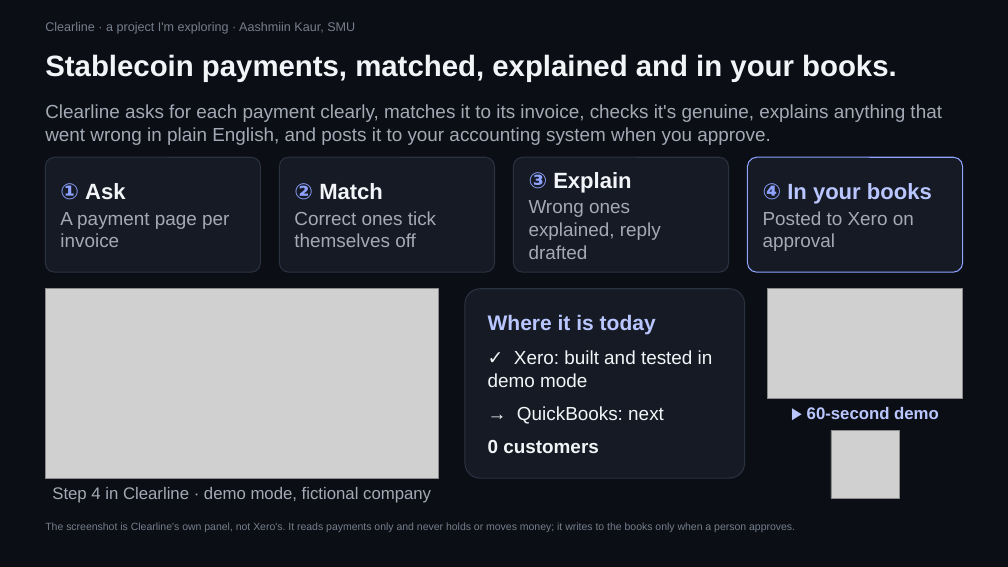
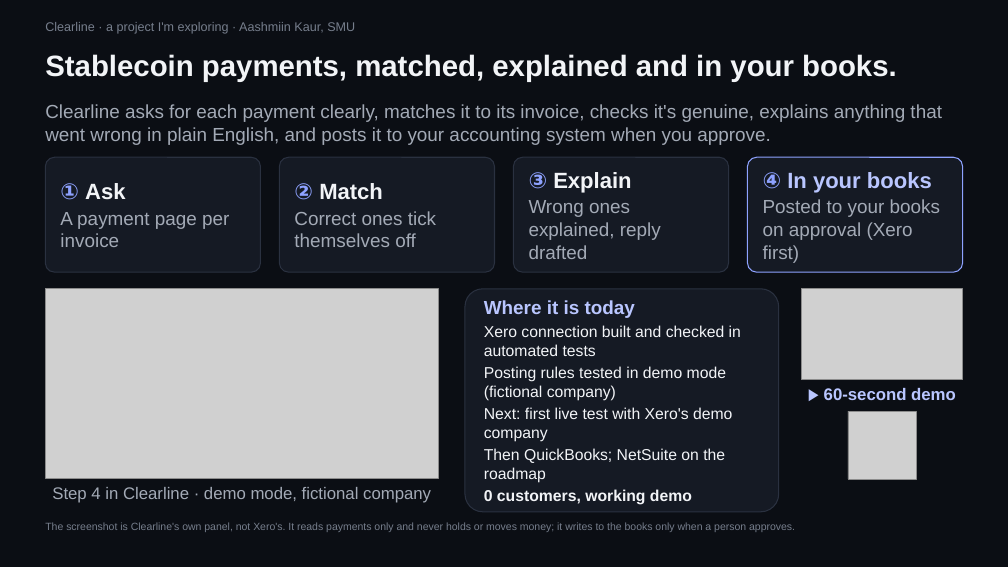
Before and after one commit to trysarathy/investigation-desk, a slide deck: slide 4 of pitch/Clearline_Mentor_Brief_6.pptx. Drawn at 1008x567 pixels with LibreOffice and Linux fonts; fonts in the diff are those of the drawing; grey boxes stand for pictures. Boxes give left, top, right and bottom in pixels: in the first picture for what was removed or moved away, otherwise in the second. Text is boxed around its words. In the diff, an @@ line names an element or a change of style, - is before the commit and + after.

```diff
--- a/pitch/Clearline_Mentor_Brief_6.pptx
+++ b/pitch/Clearline_Mentor_Brief_6.pptx
@@ text at (x1=763, y1=199, x2=940, y2=263): text changed @@
-Posted to Xero on approval
+Posted to your books on approval (Xero first)
@@ rounded rectangle resized from (x1=465, y1=289, x2=745, y2=478) to (x1=465, y1=289, x2=779, y2=512) @@
@@ text "Where it is today" moved from (x1=488, y1=314, x2=713, y2=453) to (x1=484, y1=300, x2=741, y2=505) @@
@@ picture resized from (x1=768, y1=289, x2=963, y2=399) to (x1=802, y1=289, x2=963, y2=380) @@
@@ text at (x1=484, y1=325, x2=741, y2=505): text changed; size 18 to 15 pt @@
-✓ Xero: built and tested in demo mode
-→ QuickBooks: next
-0 customers
+Xero connection built and checked in automated tests
+Posting rules tested in demo mode (fictional company)
+Next: first live test with Xero's demo company
+Then QuickBooks; NetSuite on the roadmap
+0 customers, working demo
@@ text at (x1=484, y1=300, x2=635, y2=318): size 20 to 18 pt in "Where it is today"; less space between paragraphs @@
@@ text "▶ 60-second demo" moved from (x1=807, y1=407, x2=939, y2=419) to (x1=824, y1=388, x2=956, y2=400) @@
@@ picture moved from (x1=831, y1=430, x2=899, y2=498) to (x1=848, y1=411, x2=917, y2=479) @@
```
Also in this commit, not shown: 2 other slides changed, 7 other files.
